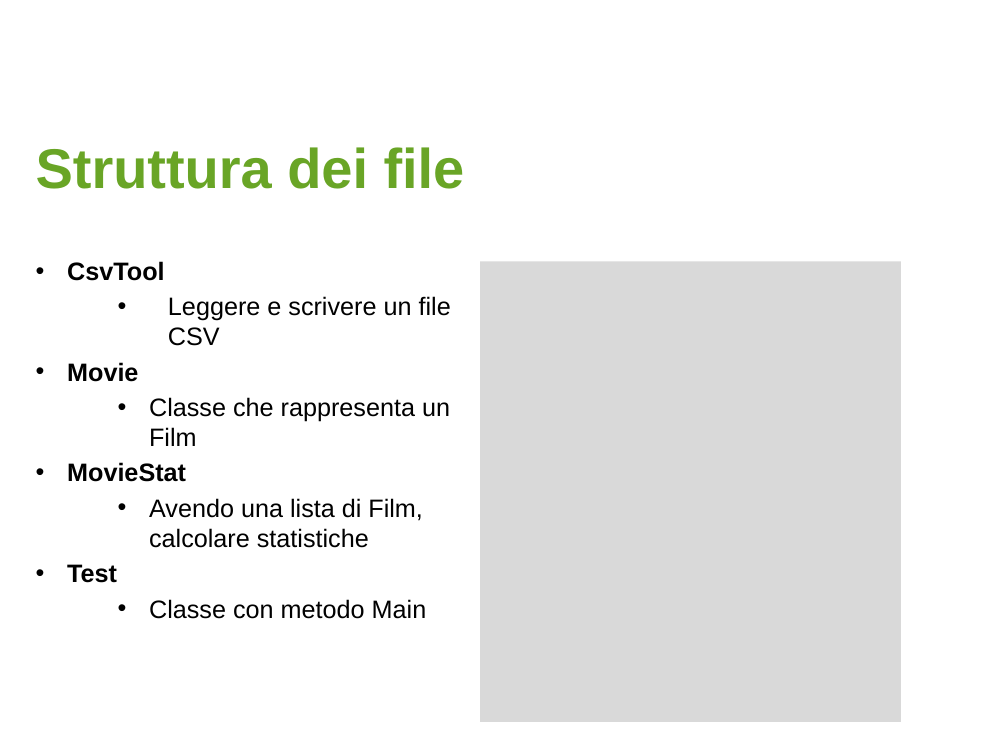
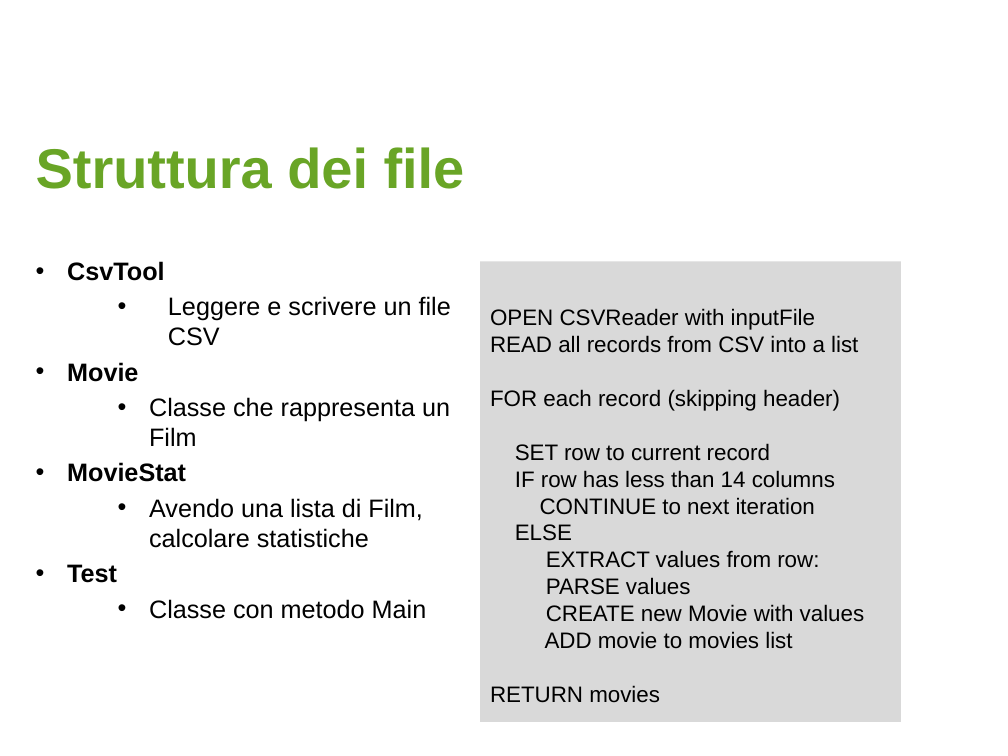
Before and after one commit to MicheaColautti/MovieStat, a slide deck: slide 4 of doc/presentation/Presentazione_Progetti_di_Dipl.pptx. Drawn at 1008x756 pixels with LibreOffice and Linux fonts; fonts in the diff are those of the drawing; background and template pictures are left out. Boxes give left, top, right and bottom in pixels: in the first picture for what was removed or moved away, otherwise in the second. Text is boxed around its words. In the diff, an @@ line names an element or a change of style, - is before the commit and + after.

```diff
--- a/doc/presentation/Presentazione_Progetti_di_Dipl.pptx
+++ b/doc/presentation/Presentazione_Progetti_di_Dipl.pptx
@@ text in rectangle at [490, 308, 865, 703]: text added @@
+OPEN CSVReader with inputFile
+READ all records from CSV into a list
+FOR each record (skipping header)
+SET row to current record
+IF row has less than 14 columns
+CONTINUE to next iteration
+ELSE
+EXTRACT values from row:
+PARSE values
+CREATE new Movie with values
+ADD movie to movies list
+RETURN movies
```
Also in this commit, not shown: 1 other file.
